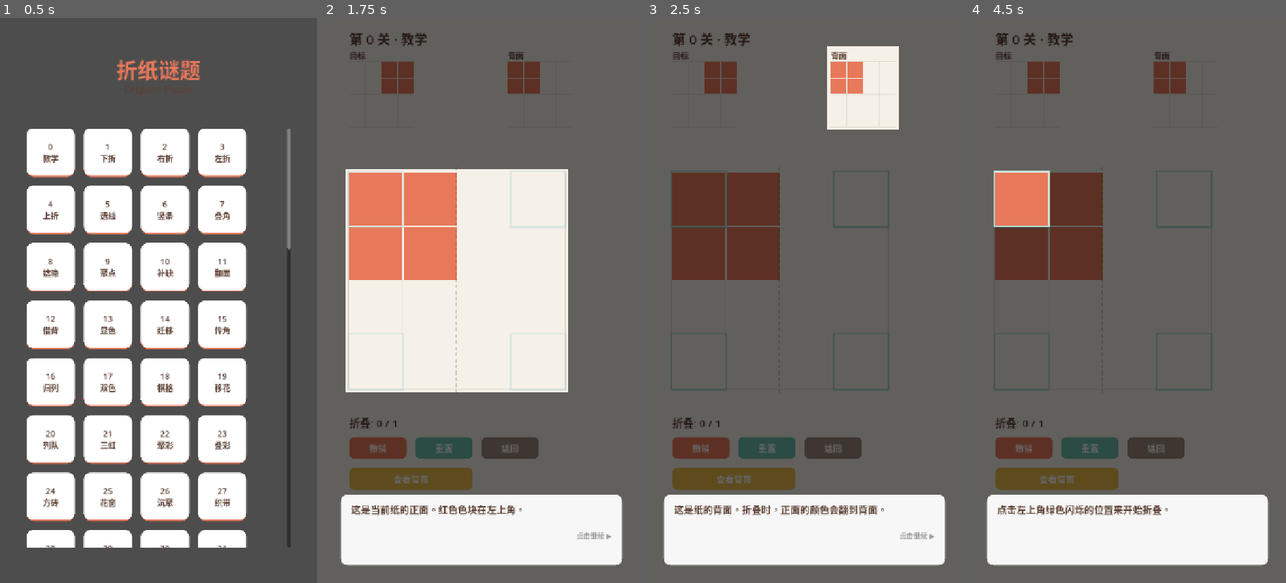
Above: before the commit, frames 1-4 (left to right).
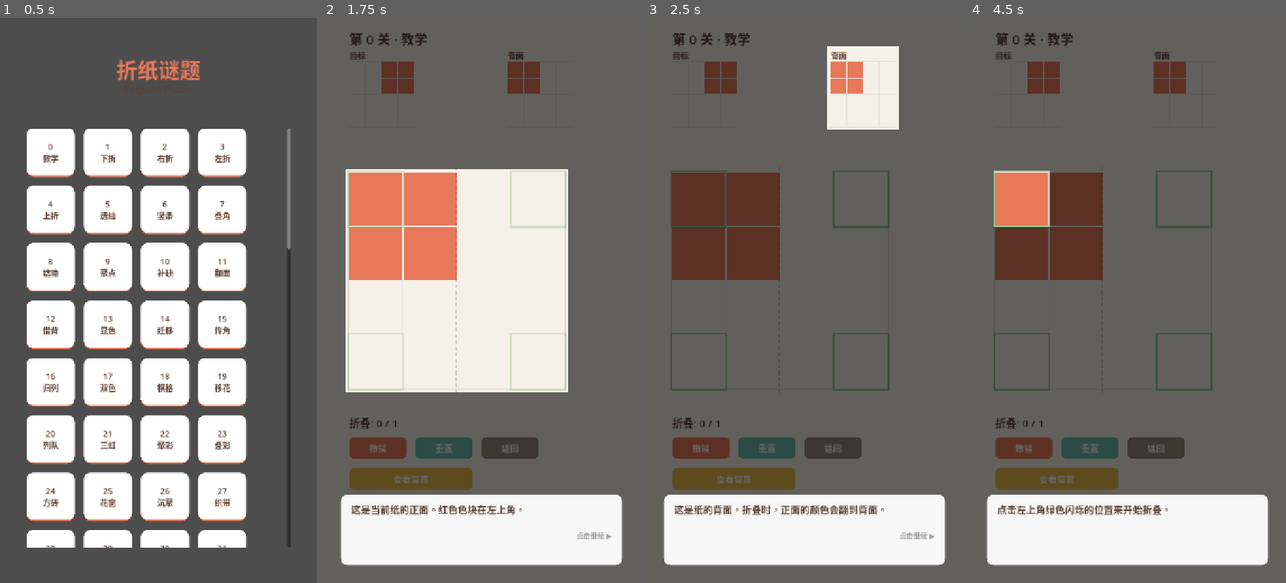
Above: after the commit, the same moments.

Repository: oscarrr112/origami-puzzle
Game: Godot game, scene res://scenes/main.tscn
Same seed, same stepped clock (60 frames per second), same inputs: the game is played once before the commit and once after it.
Inputs:
- Up to frame 1 (0.5 s): no input
- Up to frame 2 (1.75 s): click "0 教学" at 0.5 s; click "撤销" at 1.25 s
- Up to frame 3 (2.5 s): click "重置" at 2 s
- Up to frame 4 (4.5 s): click "返回" at 2.75 s; click "查看背面" at 3.5 s; click "撤销" at 4.25 s

Frame 1 is identical in both runs. In frame 2, 0.9% of the frame differs, in the area x 7-77%, y 27-66%; in frame 3, less than 0.1%; in frame 4, 0.2%.

Commit message:
style: revert corner hint color to original green, keep lower alpha
Co-Authored-By: Claude Opus 4.6 (1M context) <noreply@anthropic.com>

Diff:
--- a/scripts/game.gd
+++ b/scripts/game.gd
@@ -25,7 +25,7 @@
 const BG_COLOR := Color("#F5F0E8")
 const TEXT_COLOR := Color("#5C4033")
 const FOLD_LINE_COLOR := Color("#5C4033", 0.25)
-const CORNER_HINT_COLOR := Color("#80CBC4", 0.45)  # Mint green hint for clickable corners
+const CORNER_HINT_COLOR := Color("#4CAF50", 0.45)  # Green hint for clickable corners
 const TARGET_GLOW_COLOR := Color("#FFD700")
 
 var model: GridModel
